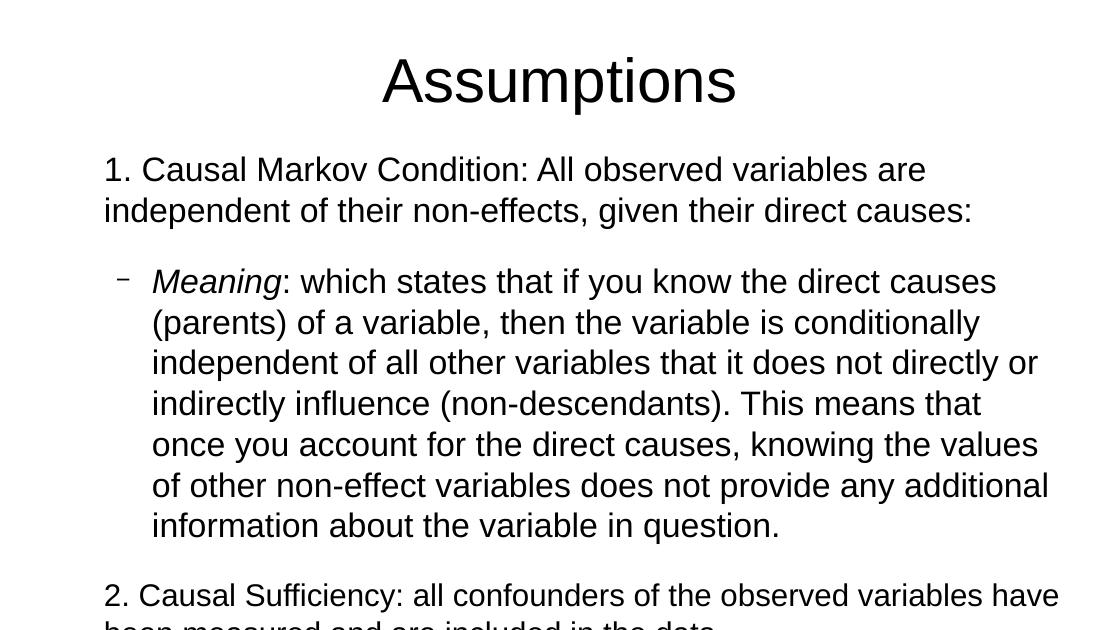
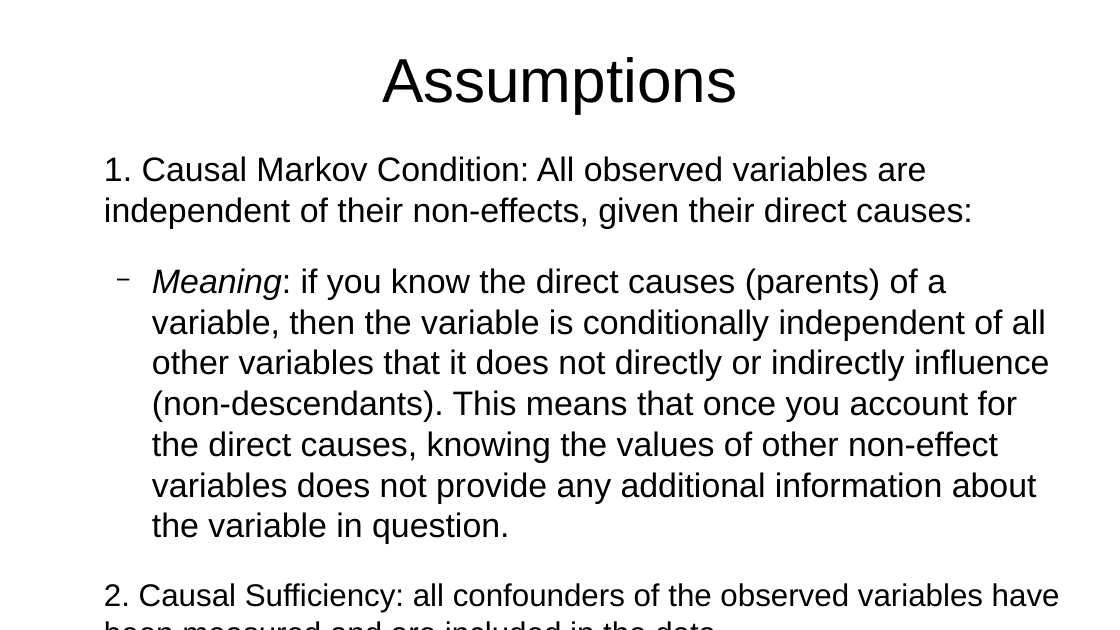
Before and after one commit to emoen/CausalityDiscoveryCrunchDAO, a slide deck: slide 5 of presentation/HIBRAIN_March_25.odp. Drawn at 1120x630 pixels with LibreOffice and Linux fonts; fonts in the diff are those of the drawing. Boxes give left, top, right and bottom in pixels: in the first picture for what was removed or moved away, otherwise in the second. Text is boxed around its words. In the diff, an @@ line names an element or a change of style, - is before the commit and + after.

```diff
--- a/presentation/HIBRAIN_March_25.odp
+++ b/presentation/HIBRAIN_March_25.odp
@@ text at <box>152,268,1050,544</box>: text changed @@
-  − Meaning: which states that if you know the direct causes (parents) of a variable, then the variable is conditionally independent of all other variables that it does not directly or indirectly influence (non-descendants). This means that once you account for the direct causes, knowing the values of other non-effect variables does not provide any additional information about the variable in question.
+  − Meaning: if you know the direct causes (parents) of a variable, then the variable is conditionally independent of all other variables that it does not directly or indirectly influence (non-descendants). This means that once you account for the direct causes, knowing the values of other non-effect variables does not provide any additional information about the variable in question.
```
Also in this commit, not shown: 5 other slides changed, 7 slides added, 3 slides removed.
